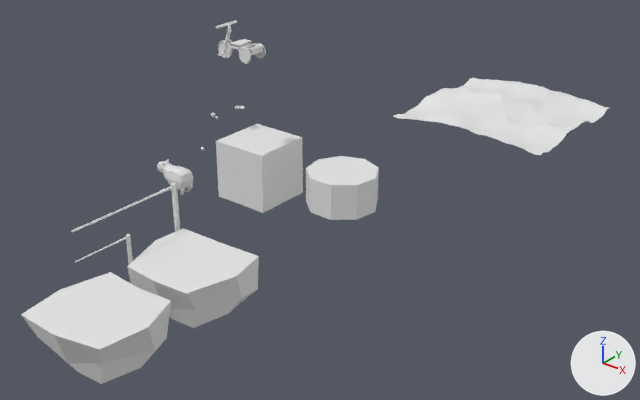
The FBX model rock-round.fbx, before and after one commit.
Both versions are drawn from a 50 mm lens placed at (50.0, -70.3, 39.5), pointed at (-4.0, -2.7, -2.4). The axes (+X, +Y, +Z) are drawn at lower right. The lights are the same throughout. Where no turn or scale is listed for an object, it has been applied to the vertices.
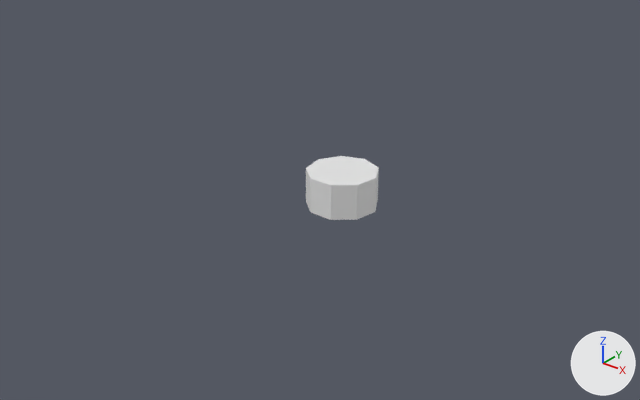
The newer file is also turned or shifted as a whole; pictures and numbers use the older file's frame.

What differs and where, as boxes [x1, y1, x2, y2] in the pictures (640 x 400 px):
'Cylinder.001', deleted: before [21, 272, 171, 384]
'Plane', deleted: before [394, 77, 609, 155]
'Cylinder', deleted: before [127, 228, 259, 328]
'Cube.001', deleted: before [216, 124, 303, 213]
'bike', deleted: before [216, 20, 266, 64]
'Cube', deleted: before [157, 159, 193, 195]
'Cylinder.003', deleted: before [71, 183, 180, 233]
'Cylinder.002', deleted: before [75, 234, 133, 264]
'Icosphere.001', deleted: before [211, 113, 215, 117]
'Cylinder.004', deleted: before [235, 106, 245, 109]
'Icosphere.003', deleted: before [236, 105, 240, 109]

Diff of the bpy script that builds the scene:
```diff
--- a/rock-round.fbx.py
+++ b/rock-round.fbx.py
@@ ob_cube_001 @@
-ob_cube_001 = bpy.data.objects.new('Cube.001', me_cube_004)
-ob_cube_001.location = (-14.49, -0.8, -2.04)
@@ ob_cylinder_001 @@
-ob_cylinder_001 = bpy.data.objects.new('Cylinder.001', me_cylinder_006)
-ob_cylinder_001.location = (-0.04, -34.81, -1.24)
@@ ob_bike @@
-ob_bike = bpy.data.objects.new('bike', me_cube_001)
-ob_bike.location = (-11.37, -5.33, 12.69)
@@ ob_cube @@
-ob_cube = bpy.data.objects.new('Cube', me_cube_002)
-ob_cube.location = (-15.67, -12.42, 0.5)
@@ ob_icosphere_001 @@
-ob_icosphere_001 = bpy.data.objects.new('Icosphere.001', me_icosphere_001)
-ob_icosphere_001.location = (-22.41, -0.19, 2.4)
@@ ob_cylinder_002 @@
-ob_cylinder_002 = bpy.data.objects.new('Cylinder.002', me_cylinder_007)
-ob_cylinder_002.location = (-7.15, -26.31, -0.4)
@@ ob_cylinder_003 @@
-ob_cylinder_003 = bpy.data.objects.new('Cylinder.003', me_cylinder_008)
-ob_cylinder_003.location = (-5.64, -21.79, 2.67)
@@ ob_icosphere_002 @@
-ob_icosphere_002 = bpy.data.objects.new('Icosphere.002', me_icosphere_002)
-ob_icosphere_002.location = (-22.41, 0.4, 1.84)
@@ ob_icosphere @@
-ob_icosphere = bpy.data.objects.new('Icosphere', me_icosphere)
-ob_icosphere.location = (-23.27, -1.47, -1.79)
@@ ob_cylinder @@
-ob_cylinder = bpy.data.objects.new('Cylinder', me_cylinder)
-ob_cylinder.location = (-0.04, -25.18, -1.24)
@@ ob_icosphere_003 @@
-ob_icosphere_003 = bpy.data.objects.new('Icosphere.003', me_icosphere_003)
-ob_icosphere_003.location = (-18.05, -0.41, 4.42)
@@ ob_cylinder_004 @@
-ob_cylinder_004 = bpy.data.objects.new('Cylinder.004', me_cylinder_009)
-ob_cylinder_004.location = (-18.22, 0.07, 4.22)
@@ ob_plane @@
-ob_plane = bpy.data.objects.new('Plane', me_plane_002)
-ob_plane.location = (0.59, 29.53, -0.08)
```
